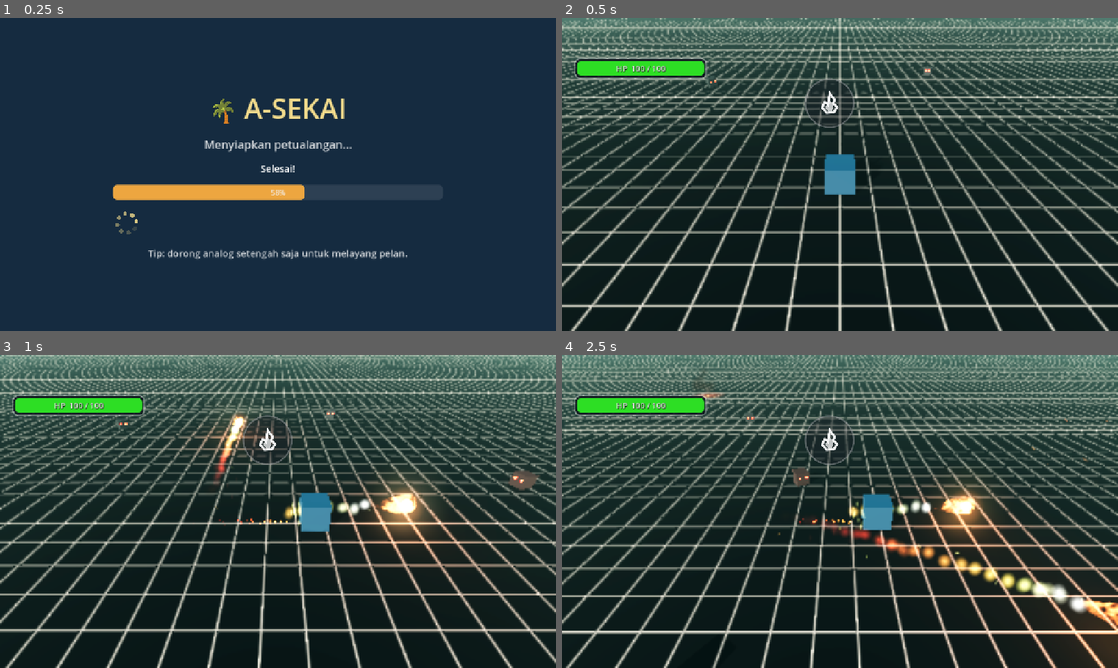
Above: before the commit, frames 1-4 (two rows, left to right).
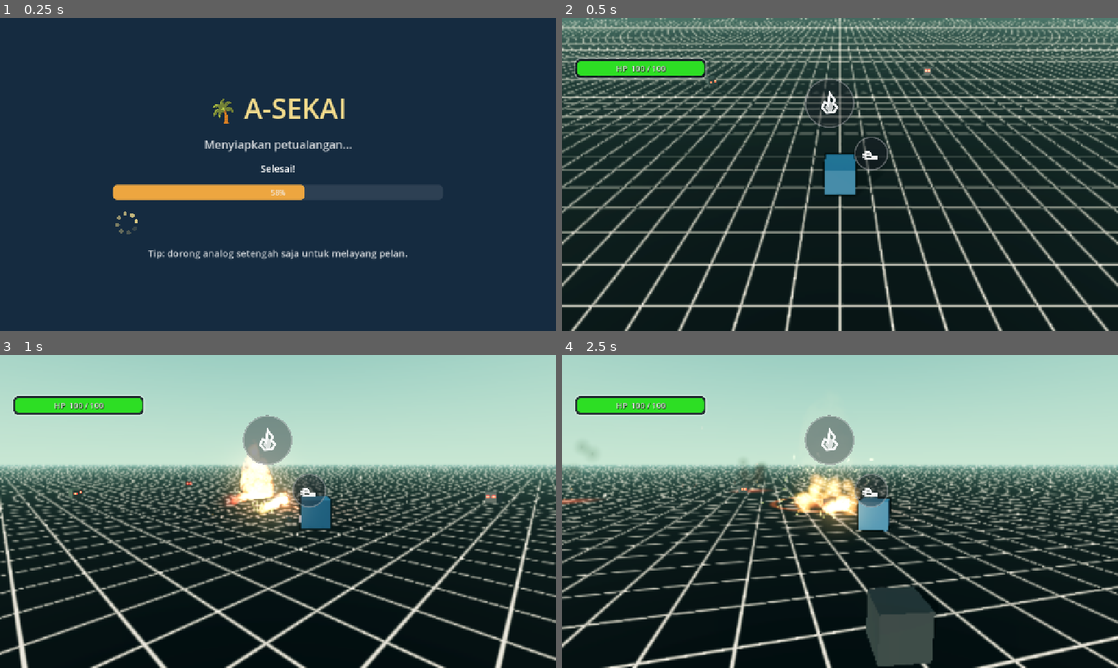
Above: after the commit, the same moments.

Repository: KyokoApp/Unity
Game: Godot game, scene res://packs/core_scripts/game_root.tscn
Same seed, same stepped clock (60 frames per second), same inputs: the game is played once before the commit and once after it. This scene is started directly instead of the project's main scene. Sound files missing from this copy of the repository are replaced by a short silence.
Inputs (mouse positions are in pixels of both pictures, inside the frame that each line leads up to):
- Up to frame 1 (0.25 s): no input
- Up to frame 2 (0.5 s): no input
- Up to frame 3 (1 s): move the mouse to (400, 495) at 0.52 s; hold Right (ui_right) from 0.53 s (still down); hold F from 0.53 s (still down); click (400, 495) at 0.67 s; tap Space at 0.77 s
- Up to frame 4 (2.5 s): release Right (ui_right) at 1.25 s; release F at 1.25 s; drag from (728, 527) to (812, 574) at 1.27 s; move the mouse to (895, 442) at 2.02 s; hold Right (ui_right) from 2.03 s (still down); hold F from 2.03 s (still down)

Frame 1 is identical in both runs. In frame 2, 0.2% of the frame differs, in the area x 46-59%, y 38-58%; in frame 3, 65%; in frame 4, 70%, in the area x 0-100%, y 0-100%.

Commit message:
Ronde-42: balok berputar+outline, trail ekor, dash burst, auto-aim tembakan
Co-authored-by: arena-agent <297053741+arena-agent@users.noreply.github.com>

Diff:
--- a/project/packs/character_player/player.gd
+++ b/project/packs/character_player/player.gd
@@ -1,11 +1,10 @@
 extends CharacterBody3D
-## Pemain = satu kubus kotak sederhana yang berjalan tepat di atas tanah.
-## Percikan hanya muncul dari titik gesek bawah kubus saat bergerak: kecil,
-## pendek, dipengaruhi arah gerak dan gravitasi, bukan aura atau api yang
-## mengambang di sekitar karakter.
+## Pemain = satu balok kotak sederhana di atas tanah.
+## Balok berputar ke kiri/kanan mengikuti arah gerak, punya outline gelap,
+## dan meninggalkan trail ekor tipis. Percikan lama sudah dihapus.
 ##
-## Kamera tetap third-person SpringArm seperti versi awal: mengikuti posisi
-## pemain dengan smoothing, tetapi TIDAK otomatis memutar yaw ke arah lari.
+## Kamera tetap third-person versi awal: hanya mengikuti posisi pemain dan
+## berubah karena swipe. Saat menembak, kamera boleh mengarah langsung ke target.
 
 signal stats_changed(kind: String, count: int)
 signal nearest_interactable_changed(meta)
@@ -17,6 +16,8 @@
 const FIRE_COOLDOWN := 0.26
 const BOLT_SPEED := 20.0
 const BOLT_LIFT := 2.0
+const AUTO_AIM_RANGE := 30.0
+const AUTO_AIM_BEHIND_RANGE := 10.0
 
 # --- gerak ---
 const MAX_SPEED := 10.5
@@ -31,6 +32,11 @@
 const CAM_DIST := 8.5
 const CAM_FOLLOW := 7.0
 const LOOK_K := 0.0036
+
+# --- dash: burst cepat lalu melambat, satu bayangan per dash ---
+const DASH_SPEED := 24.0
+const DASH_DURATION := 0.32
+const DASH_COOLDOWN := 1.15
 
 var world: Node
 var settings
@@ -47,8 +53,9 @@
 
 var _visual: Node3D
 var _body_material: StandardMaterial3D
-var _sparks: GPUParticles3D
-var _spark_material: ParticleProcessMaterial
+var _outline_material: StandardMaterial3D
+var _trail_particles: GPUParticles3D
+var _trail_material: ParticleProcessMaterial
 var _base_amounts := {}
 var _t := 0.0
 var _speed01 := 0.0
@@ -59,6 +66,9 @@
 var _fire_cooldown := 0.0
 var _shake := 0.0
 var _fx := 1.0
+var _dash_left := 0.0
+var _dash_cooldown := 0.0
+var _dash_dir := Vector3.ZERO
 
 func set_world(w: Node) -> void:
 	world = w
@@ -115,6 +125,20 @@
 	if down:
 		_try_fire()
 
+func press_dash() -> void:
+	if not is_ready or _dash_cooldown > 0.0 or _dash_left > 0.0:
+		return
+	var wish := joy
+	if wish == Vector2.ZERO:
+		wish = Input.get_vector("ui_left", "ui_right", "ui_up", "ui_down")
+	var direction := Basis(Vector3.UP, yaw) * Vector3(wish.x, 0.0, wish.y)
+	if direction.length_squared() < 0.01:
+		direction = _shoot_direction()
+	_dash_dir = direction.normalized()
+	_dash_left = DASH_DURATION
+	_dash_cooldown = DASH_COOLDOWN
+	_spawn_dash_shadow()
+
 func press_emote() -> void:
 	pass
 
@@ -132,13 +156,26 @@
 	delta = minf(delta, 0.1)
 	_t += delta
 	_fire_cooldown = maxf(0.0, _fire_cooldown - delta)
+	_dash_cooldown = maxf(0.0, _dash_cooldown - delta)
 	if _attack_held or Input.is_key_pressed(KEY_SPACE) or Input.is_key_pressed(KEY_F):
 		_try_fire()
 	_move(delta)
 	_apply_camera(delta)
-	_animate_cube()
+	_animate_cube(delta)
 
 func _move(delta: float) -> void:
+	if _dash_left > 0.0:
+		_dash_left = maxf(0.0, _dash_left - delta)
+		var progress := 1.0 - _dash_left / DASH_DURATION
+		# Ease-out: ledakan cepat di awal, lalu melambat sebelum normal lagi.
+		var dash_factor := 1.0 - progress * progress
+		var dash_velocity := _dash_dir * DASH_SPEED * dash_factor
+		velocity = Vector3(dash_velocity.x, -global_position.y / maxf(delta, 0.001), dash_velocity.z)
+		move_and_slide()
+		_facing = _dash_dir
+		_speed01 = lerpf(_speed01, dash_factor, 1.0 - exp(-12.0 * delta))
+		return
+
 	var wish := joy
 	if wish == Vector2.ZERO:
 		wish = Input.get_vector("ui_left", "ui_right", "ui_up", "ui_down")
@@ -151,7 +188,6 @@
 	hv = hv.lerp(target, 1.0 - exp(-rate * delta))
 	if hv.length_squared() < 0.0004 and target == Vector3.ZERO:
 		hv = Vector3.ZERO
-	# Origin pemain tetap di y=0; kubus diletakkan setengah tinggi di atasnya.
 	velocity = Vector3(hv.x, -global_position.y / maxf(delta, 0.001), hv.z)
 	move_and_slide()
 	if hv.length() > 0.1:
@@ -181,36 +217,89 @@
 	cam.h_offset = (sin(_t * 43.0) * 0.72 + sin(_t * 67.0 + 0.8) * 0.28) * shake_power
 	cam.v_offset = (sin(_t * 51.0 + 1.7) * 0.7 + sin(_t * 79.0) * 0.3) * shake_power
 
-func _animate_cube() -> void:
-	# Tidak ada bob, kaki, aura, atau kamera yang menempel ke arah gerak.
-	# Dasar kubus tetap menyentuh y=0.
+func _animate_cube(delta: float) -> void:
 	_visual.position = Vector3(0.0, HOVER, 0.0)
 	var moving := _speed01 > 0.035 and _facing.length_squared() > 0.01
-	_sparks.emitting = moving
+	if _facing.length_squared() > 0.01:
+		var facing_yaw := atan2(-_facing.x, -_facing.z)
+		_visual.rotation.y = lerp_angle(_visual.rotation.y, facing_yaw, 1.0 - exp(-14.0 * delta))
+	_trail_particles.emitting = moving
 	if moving:
-		_sparks.position = Vector3(0.0, -HOVER + 0.055, 0.0) - _facing * 0.38
-		_spark_material.direction = (-_facing + Vector3.UP * 0.42).normalized()
+		_trail_particles.position = Vector3(0.0, -HOVER + 0.12, 0.0) - _facing * 0.46
+		_trail_material.direction = (-_facing + Vector3.UP * 0.08).normalized()
 	else:
-		_sparks.position = Vector3(0.0, -HOVER + 0.055, 0.0)
-
-# =============== Serangan ===============
+		_trail_particles.position = Vector3(0.0, -HOVER + 0.12, 0.0)
+
+# =============== Auto aim + serangan ===============
 
 func _shoot_direction() -> Vector3:
 	if _facing.length_squared() > 0.01:
 		return _facing.normalized()
 	return (Basis(Vector3.UP, yaw) * Vector3(0, 0, -1)).normalized()
 
+func _select_auto_target() -> Node3D:
+	var cam := get_viewport().get_camera_3d()
+	if cam == null:
+		return null
+	var viewport_size := get_viewport().get_visible_rect().size
+	var screen_center := viewport_size * 0.5
+	var best: Node3D = null
+	var best_score := INF
+	for candidate in get_tree().get_nodes_in_group("enemies"):
+		if not candidate is Node3D or not is_instance_valid(candidate):
+			continue
+		var enemy: Node3D = candidate
+		var target_pos := enemy.global_position + Vector3.UP * 0.30
+		var distance := global_position.distance_to(enemy.global_position)
+		if distance > AUTO_AIM_RANGE:
+			continue
+		var behind := cam.is_position_behind(target_pos)
+		var visible_on_screen := false
+		if not behind:
+			var screen_pos := cam.unproject_position(target_pos)
+			visible_on_screen = Rect2(Vector2.ZERO, viewport_size).has_point(screen_pos)
+		if not visible_on_screen and (not behind or distance > AUTO_AIM_BEHIND_RANGE):
+			continue
+		var score := distance
+		if visible_on_screen:
+			var screen_distance := cam.unproject_position(target_pos).distance_to(screen_center)
+			score += screen_distance / maxf(viewport_size.length(), 1.0) * 8.0
+		else:
+			# Musuh di belakang boleh dipilih bila dekat, sesuai prioritas HP.
+			score = distance * 0.62 + 0.5
+		if score < best_score:
+			best_score = score
+			best = enemy
+	return best
+
+func _aim_camera_at(target_pos: Vector3) -> void:
+	var flat := target_pos - global_position
+	flat.y = 0.0
+	if flat.length_squared() > 0.01:
+		yaw = atan2(-flat.x, -flat.z)
+	var to_target := target_pos - (global_position + Vector3.UP * HOVER)
+	var horizontal := Vector2(to_target.x, to_target.z).length()
+	pitch = clampf(atan2(to_target.y, maxf(horizontal, 0.001)), PITCH_MIN, PITCH_MAX)
+
 func _try_fire() -> void:
 	if not is_ready or _fire_cooldown > 0.0:
 		return
 	_fire_cooldown = FIRE_COOLDOWN
+	var target := _select_auto_target()
 	var direction := _shoot_direction()
+	var auto_targeted := target != null
+	if auto_targeted:
+		var target_pos := target.global_position + Vector3.UP * 0.30
+		direction = (target_pos - _visual.global_position).normalized()
+		_aim_camera_at(target_pos)
 	var origin := _visual.global_position + direction * 0.58
 	var host: Node = world if is_instance_valid(world) and world.is_inside_tree() else get_parent()
 	if host == null:
 		return
 	var bolt := FIRE_BOLT.new()
-	bolt.vel = direction * BOLT_SPEED + Vector3(velocity.x, 0, velocity.z) * 0.6 + Vector3.UP * BOLT_LIFT
+	bolt.vel = direction * BOLT_SPEED + Vector3(velocity.x, 0, velocity.z) * 0.6
+	if not auto_targeted:
+		bolt.vel += Vector3.UP * BOLT_LIFT
 	bolt.fx = _fx
 	bolt.exclude_rids.append(get_rid())
 	bolt.shake_target = self
@@ -236,16 +325,28 @@
 	add_child(sound)
 	sound.play()
 
-# =============== Visual kubus + percikan gesekan ===============
+# =============== Kubus, outline, trail, bayangan dash ===============
 
 func _build_cube() -> void:
 	_visual = Node3D.new()
 	_visual.name = "SquareCharacter"
 	_visual.position = Vector3(0.0, HOVER, 0.0)
 	add_child(_visual)
-
 	var mesh := BoxMesh.new()
 	mesh.size = CHARACTER_SIZE
+
+	# Inverted hull sederhana: shell sedikit lebih besar dan cull front.
+	var outline := MeshInstance3D.new()
+	outline.name = "PlayerOutline"
+	outline.mesh = mesh
+	outline.scale = Vector3.ONE * 1.07
+	_outline_material = StandardMaterial3D.new()
+	_outline_material.shading_mode = BaseMaterial3D.SHADING_MODE_UNSHADED
+	_outline_material.albedo_color = Color(0.015, 0.02, 0.035, 1.0)
+	_outline_material.cull_mode = BaseMaterial3D.CULL_FRONT
+	outline.material_override = _outline_material
+	_visual.add_child(outline)
+
 	var body := MeshInstance3D.new()
 	body.name = "PlayerCube"
 	body.mesh = mesh
@@ -256,37 +357,61 @@
 	body.material_override = _body_material
 	_visual.add_child(body)
 
-	_sparks = _base_particles("GroundFrictionSparks", 52, 0.30)
-	_spark_material = ParticleProcessMaterial.new()
-	_spark_material.emission_shape = ParticleProcessMaterial.EMISSION_SHAPE_SPHERE
-	_spark_material.emission_sphere_radius = 0.075
-	_spark_material.direction = Vector3(0.0, 0.42, -1.0).normalized()
-	_spark_material.spread = 16.0
-	_spark_material.initial_velocity_min = 1.1
-	_spark_material.initial_velocity_max = 3.3
-	_spark_material.gravity = Vector3(0.0, -9.8, 0.0)
-	_spark_material.damping_min = 0.15
-	_spark_material.damping_max = 0.55
-	_spark_material.scale_min = 0.45
-	_spark_material.scale_max = 0.95
-	_spark_material.scale_curve = _curve([Vector2(0.0, 1.0), Vector2(0.22, 0.88), Vector2(1.0, 0.0)], 1.0)
-	_spark_material.color_ramp = _ramp(
-		[0.0, 0.18, 0.55, 1.0],
-		[Color(3.0, 2.4, 1.0, 1.0), Color(2.2, 0.75, 0.12, 1.0), Color(1.0, 0.16, 0.01, 0.70), Color(0.2, 0.01, 0.0, 0.0)])
-	_sparks.process_material = _spark_material
-	var spark_mesh := QuadMesh.new()
-	spark_mesh.size = Vector2(0.035, 0.10)
-	spark_mesh.material = _fx_mat(_soft_tex(0.35), true, Color(2.8, 1.5, 0.25, 1.0))
-	_sparks.draw_pass_1 = spark_mesh
-	_sparks.emitting = false
-	_base_amounts[_sparks] = _sparks.amount
+	_trail_particles = _base_particles("CubeTrail", 24, 0.48)
+	_trail_material = ParticleProcessMaterial.new()
+	_trail_material.emission_shape = ParticleProcessMaterial.EMISSION_SHAPE_SPHERE
+	_trail_material.emission_sphere_radius = 0.16
+	_trail_material.direction = Vector3(0.0, 0.0, 1.0)
+	_trail_material.spread = 10.0
+	_trail_material.initial_velocity_min = 0.35
+	_trail_material.initial_velocity_max = 1.35
+	_trail_material.gravity = Vector3(0.0, 0.18, 0.0)
+	_trail_material.damping_min = 0.25
+	_trail_material.damping_max = 0.60
+	_trail_material.scale_min = 0.50
+	_trail_material.scale_max = 1.0
+	_trail_material.scale_curve = _curve([Vector2(0.0, 0.72), Vector2(0.35, 0.52), Vector2(1.0, 0.0)], 1.0)
+	_trail_material.color_ramp = _ramp(
+		[0.0, 0.15, 0.65, 1.0],
+		[Color(0.20, 0.75, 1.0, 0.36), Color(0.10, 0.55, 0.90, 0.24), Color(0.04, 0.18, 0.36, 0.08), Color(0.0, 0.0, 0.0, 0.0)])
+	_trail_particles.process_material = _trail_material
+	var trail_mesh := QuadMesh.new()
+	trail_mesh.size = Vector2(0.20, 0.07)
+	trail_mesh.material = _fx_mat(_soft_tex(0.18), true, Color(0.18, 0.72, 1.0, 0.42))
+	_trail_particles.draw_pass_1 = trail_mesh
+	_trail_particles.emitting = false
+	_base_amounts[_trail_particles] = _trail_particles.amount
+
+func _spawn_dash_shadow() -> void:
+	var parent := get_parent()
+	if parent == null:
+		return
+	var shadow := MeshInstance3D.new()
+	shadow.name = "DashAfterimage"
+	var mesh := BoxMesh.new()
+	mesh.size = CHARACTER_SIZE * 1.04
+	shadow.mesh = mesh
+	var mat := StandardMaterial3D.new()
+	mat.shading_mode = BaseMaterial3D.SHADING_MODE_UNSHADED
+	mat.transparency = BaseMaterial3D.TRANSPARENCY_ALPHA
+	mat.albedo_color = Color(0.10, 0.36, 0.55, 0.48)
+	mat.cull_mode = BaseMaterial3D.CULL_BACK
+	shadow.material_override = mat
+	parent.add_child(shadow)
+	shadow.global_position = global_position + Vector3.UP * HOVER
+	shadow.rotation.y = _visual.global_rotation.y
+	var tween := create_tween()
+	tween.set_trans(Tween.TRANS_QUAD).set_ease(Tween.EASE_OUT)
+	tween.tween_property(mat, "albedo_color", Color(0.03, 0.12, 0.18, 0.0), 0.62)
+	tween.parallel().tween_property(shadow, "scale", Vector3(1.10, 0.35, 1.10), 0.62)
+	tween.tween_callback(shadow.queue_free)
 
 func _base_particles(pname: String, amount: int, lifetime: float) -> GPUParticles3D:
 	var p := GPUParticles3D.new()
 	p.name = pname
 	p.amount = amount
 	p.lifetime = lifetime
-	p.randomness = 0.28
+	p.randomness = 0.34
 	p.local_coords = false
 	p.fixed_fps = 60
 	p.interpolate = true
--- a/project/packs/ui/hud.gd
+++ b/project/packs/ui/hud.gd
@@ -381,7 +381,7 @@
 	_connect_rpg("BtnCrouch", Callable(self, "_on_crouch_toggle"), false)
 	_connect_rpg("BtnAction", Callable(self, "_on_action"), false)
 	_connect_rpg("BtnAtk", Callable(self, "_on_attack"), true)
-	_connect_rpg("BtnDash", Callable(self, "_on_dash"), false)
+	_connect_rpg("BtnDash", Callable(self, "_on_dash"), true)
 	_connect_rpg("BtnEmote", Callable(self, "_on_emote"), false)
 	_buttons["BtnAction"].visible = false
 	# UI MINIMAL (perintah user 22/09): SEMUA tombol disembunyikan, sisakan
@@ -517,6 +517,8 @@
 func _on_dash(down: bool) -> void:
 	if down and player and player.has_method("press_dash"):
 		player.press_dash()
+	if _buttons.has("BtnDash"):
+		_buttons["BtnDash"].set_active(down)
 
 func _on_emote(_down: bool) -> void:
 	if player:
@@ -668,7 +670,7 @@
 ## Tombol yang sengaja disembunyikan (UI minimal). Hapus nama dari daftar ini
 ## untuk memunculkan tombol itu lagi — satu tempat saja.
 const SHOW_PAUSE_BUTTON := false
-const HIDDEN_BUTTONS := ["BtnJump", "BtnDash", "BtnCrouch", "BtnSprint", "BtnEmote", "BtnAction"]
+const HIDDEN_BUTTONS := ["BtnJump", "BtnCrouch", "BtnSprint", "BtnEmote", "BtnAction"]
 
 func set_edit_mode(on: bool) -> void:
 	edit_mode = on
--- a/project/packs/world_terrain/monster.gd
+++ b/project/packs/world_terrain/monster.gd
@@ -30,6 +30,7 @@
 	player = target
 
 func _ready() -> void:
+	add_to_group("enemies")
 	_build_cube()
 
 func _process(delta: float) -> void:
Not shown, changed: BACA_INI.md
